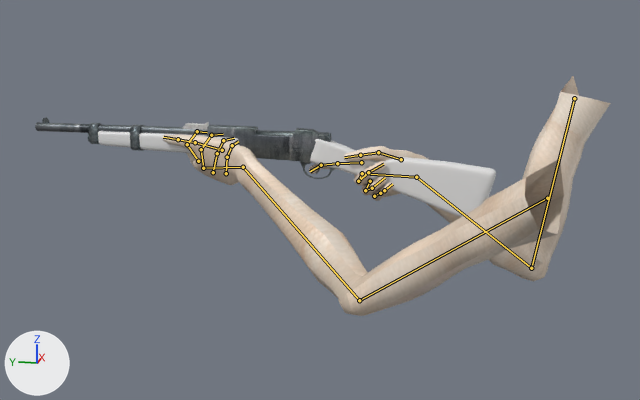
A saved change to the Blender file src/behavior/player/weapons/guns/entente/longarms/lebelcarbine/lebelcarbineinhand.blend.
One viewpoint serves both versions: a 50 mm camera at (-1.726, 0.017, 0.26) aimed at (-0.02, 0.359, -0.167). The axes (+X, +Y, +Z) are drawn at lower left. The lights are the same throughout. The older version comes first. Both versions are drawn at frame 17 of the action 'Run'; the numbers are the values there. The bones that change, and the others that lie on the model, are drawn over the model as lines.

Objects in the first picture: 'Barrel', 'Body', 'ForeGrip', 'RetopoHand', 'Stock' and 5 more.
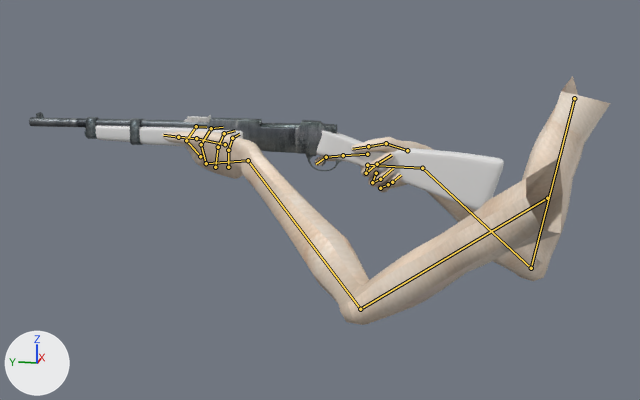
ob_empty is not drawn itself; it is the parent of ob_underbaarrel, ob_triggerguard, ob_trigger, ob_stock, ob_rearsight, ob_frontsight, ob_foregrip, ob_bolt.

Where the change shows, as pixel boxes [x1, y1, x2, y2] in the pictures (640 x 400 px):
```json
{"object": "RetopoHand", "change": "posed", "before": [162, 76, 611, 316], "after": [162, 76, 611, 325]}
{"object": "Stock", "change": "posed", "before": [310, 139, 496, 217], "after": [317, 131, 504, 210]}
{"object": "Body", "change": "posed", "before": [207, 125, 319, 164], "after": [210, 118, 326, 156]}
{"object": "Barrel", "change": "posed", "before": [35, 122, 207, 135], "after": [29, 117, 210, 128], "on screen": "14% shorter"}
{"object": "ForeGrip", "change": "posed", "before": [98, 131, 239, 153], "after": [95, 125, 243, 147]}
{"object": "Bolt", "change": "posed", "before": [255, 130, 332, 142], "after": [260, 123, 337, 134], "on screen": "8% shorter"}
{"object": "Band1", "change": "posed", "before": [130, 125, 145, 151], "after": [130, 118, 144, 145], "on screen": "6% narrower"}
{"object": "Band2", "change": "posed", "before": [89, 123, 101, 144], "after": [86, 117, 98, 139]}
{"object": "RearSight", "change": "posed", "before": [183, 122, 209, 129], "after": [184, 115, 211, 123]}
{"object": "TriggerGuard", "change": "posed", "before": [300, 161, 335, 179], "after": [306, 154, 342, 171]}
{"object": "FrontSight", "change": "posed", "before": [42, 117, 50, 123], "after": [36, 112, 44, 118]}
{"object": "Trigger", "change": "posed", "before": [316, 165, 321, 174], "after": [322, 157, 327, 166]}
{"object": "Underbaarrel", "change": "posed", "after": [84, 127, 87, 137], "on screen": "not visible before"}
{"bone": "Hand.R", "before": "(416, 177) to (362, 173)", "after": "(422, 168) to (367, 165)"}
```

Edits to the scene script, one JSON object a line:
```json
{"block": "bone_handik_l", "where": "bone_handik_l = bpy.data.objects['Armature'].pose.bones['HandIK.L']  # child of 'Bone'"}
{"op": "set", "path": "bone_handik_l.rotation_quaternion", "old": "(0.387, 0.008, 0.045, 0.921)", "new": "(0.351, 0.034, 0.073, 0.933)", "note": "degrees (5, 1, 135) -> degrees (9, -1, 139)"}
{"block": "bone_handik_r", "where": "bone_handik_r = bpy.data.objects['Armature'].pose.bones['HandIK.R']  # child of 'Bone'"}
{"op": "set", "path": "bone_handik_r.location", "old": "(-0.314, -0.1, 0.096)", "new": "(-0.318, -0.08, 0.106)"}
{"block": "bone_hand_r", "where": "bone_hand_r = bpy.data.objects['Armature'].pose.bones['Hand.R']  # child of 'HandIK.R'"}
{"op": "set", "path": "bone_hand_r.rotation_quaternion", "old": "(0.988, -0.019, 0.104, -0.108)", "new": "(0.988, -0.052, 0.108, -0.102)", "note": "degrees (-4, 12, -13) -> degrees (-7, 12, -13)"}
```
